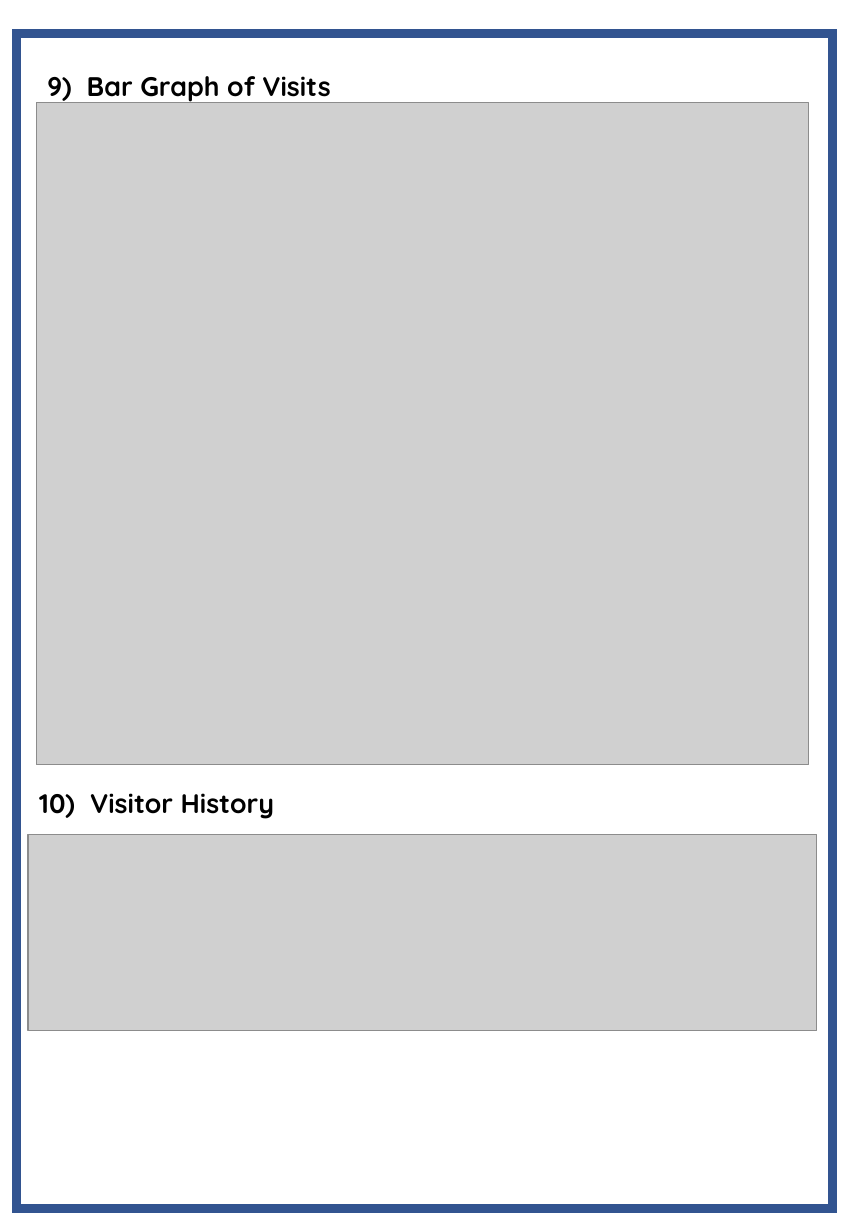
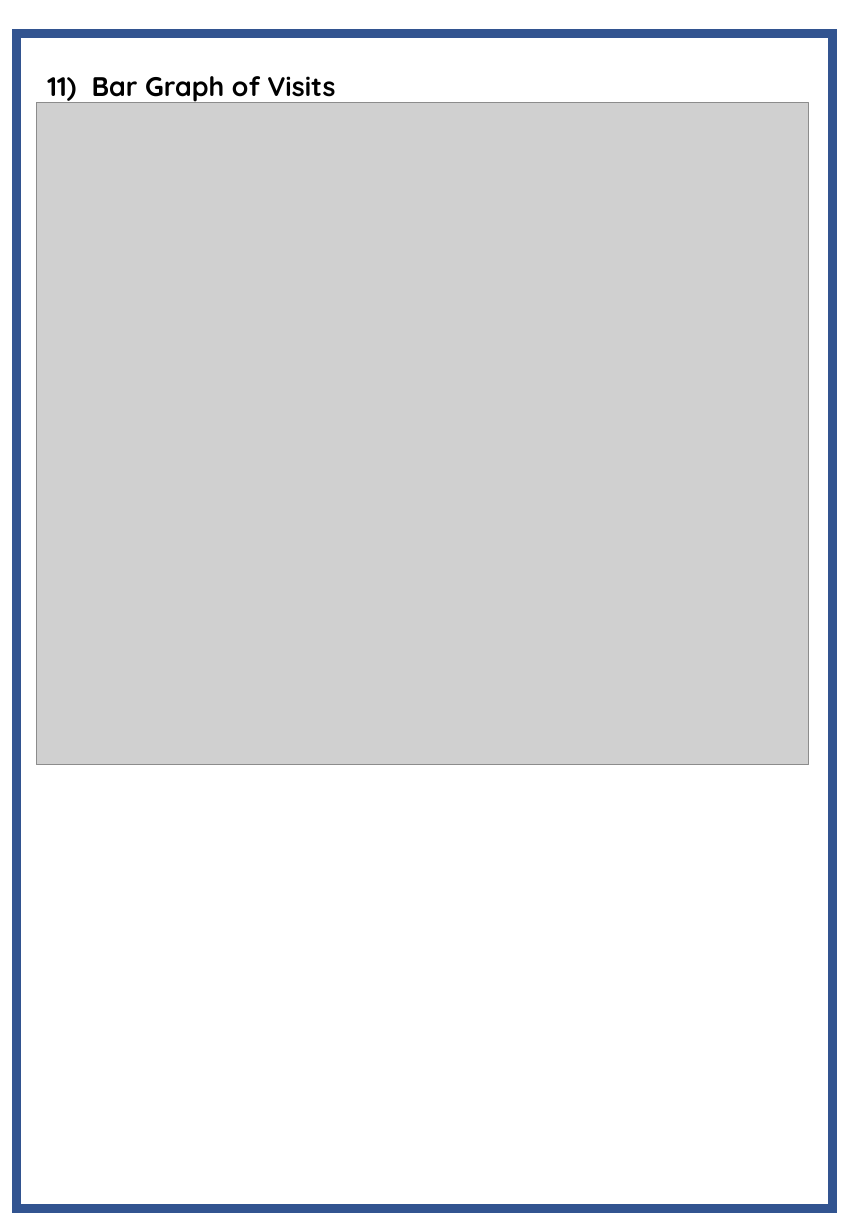
Before and after one commit to Agentgilspy/Hotel, a slide deck: slide 27 of Computer Project.pptx (slide 26 before the commit). Drawn at 853x1232 pixels with LibreOffice and Linux fonts; fonts in the diff are those of the drawing; grey boxes stand for pictures. Boxes give left, top, right and bottom in pixels: in the first picture for what was removed or moved away, otherwise in the second. Text is boxed around its words. In the diff, an @@ line names an element or a change of style, - is before the commit and + after.

```diff
--- a/Computer Project.pptx
+++ b/Computer Project.pptx
@@ text at bbox=[47, 76, 335, 104]: text changed @@
-9) Bar Graph of Visits
+11) Bar Graph of Visits
@@ text removed at bbox=[39, 793, 274, 819] @@
-10) Visitor History
@@ picture removed at bbox=[28, 835, 818, 1032] @@
```
Also in this commit, not shown: 2 other slides changed, 1 slide added, 1 other file.
